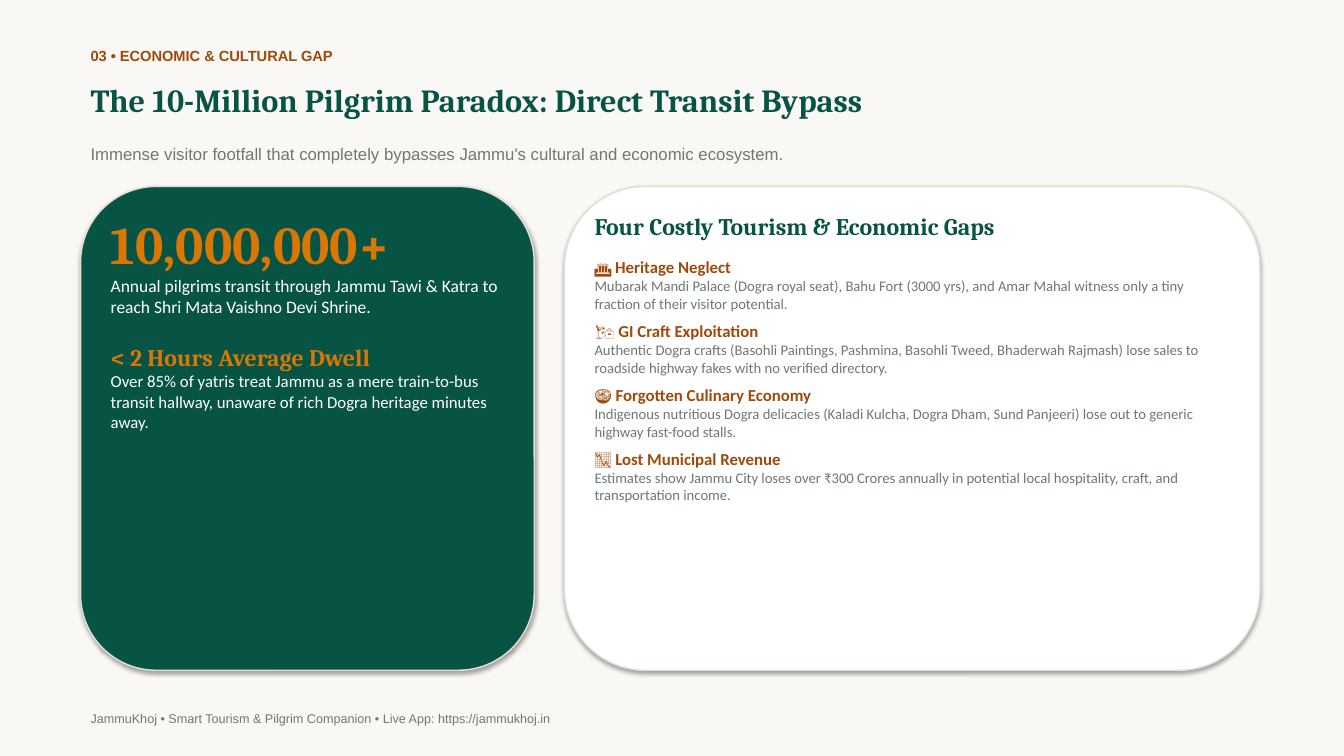
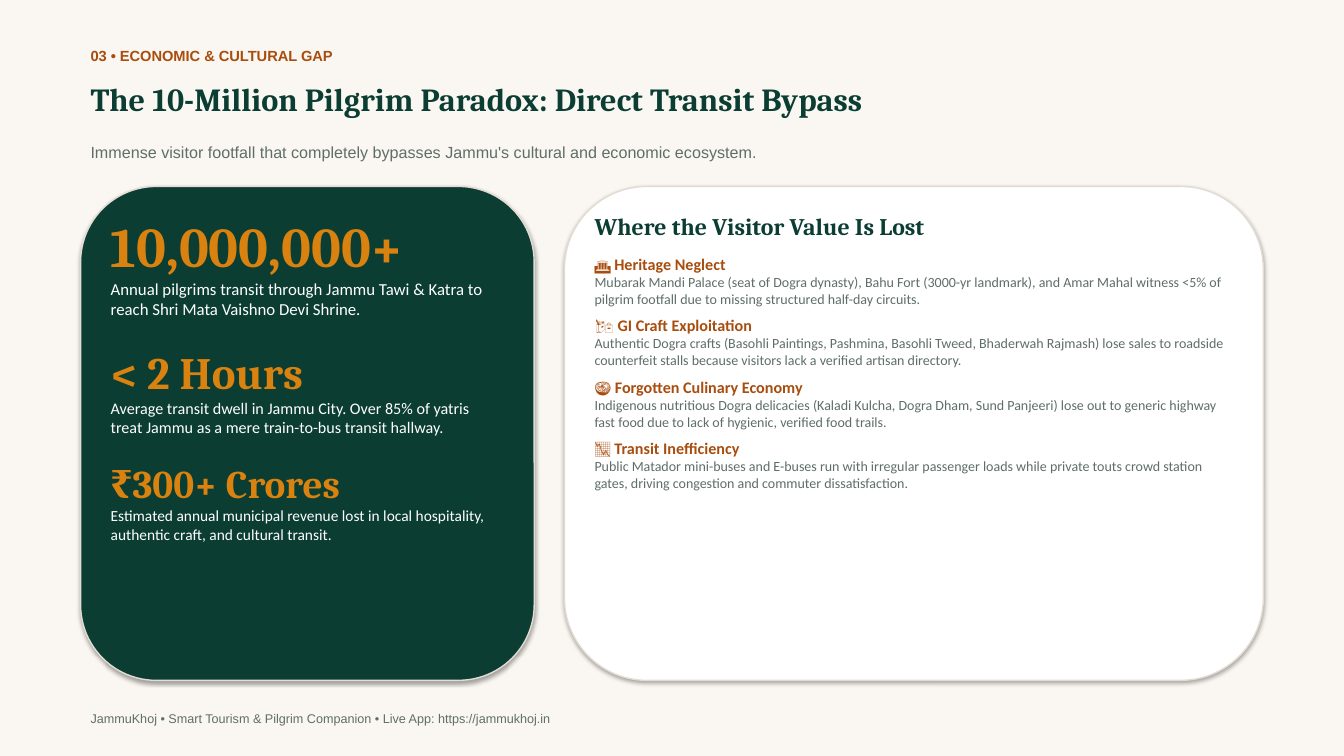
Before and after one commit to moin08s/JammuKhoj, a slide deck: slide 3 of JammuKhoj_Pitch_Deck_Final.pptx. Drawn at 1344x756 pixels with LibreOffice and Linux fonts; fonts in the diff are those of the drawing. Boxes give left, top, right and bottom in pixels: in the first picture for what was removed or moved away, otherwise in the second. Text is boxed around its words. In the diff, an @@ line names an element or a change of style, - is before the commit and + after.

```diff
--- a/JammuKhoj_Pitch_Deck_Final.pptx
+++ b/JammuKhoj_Pitch_Deck_Final.pptx
@@ rectangle at bbox=[0, 0, 1344, 756]: fill #FAF8F4 to #FAF7F2 @@
@@ text "The 10-Million Pilgrim Paradox: Direct ..." at bbox=[91, 88, 862, 118]: text colour #085444 to #0B3D33 @@
@@ text "Immense visitor footfall that completely ..." at bbox=[91, 146, 757, 162]: size 12 to 11.5 pt, text colour #6C7A73 to #5F6E67 @@
@@ rounded rectangle: place and size @@
-rounded rectangle at bbox=[81, 187, 534, 670]
+rounded rectangle at bbox=[81, 187, 534, 681]
@@ rounded rectangle at bbox=[81, 187, 534, 681]: fill #085444 to #0B3D33; outline #E6DED4 1 pt to #E4DCD2 1 pt @@
@@ rounded rectangle: place and size @@
-rounded rectangle at bbox=[565, 187, 1260, 670]
+rounded rectangle at bbox=[565, 187, 1263, 681]
@@ rounded rectangle at bbox=[565, 187, 1263, 681]: outline #E6DED4 1 pt to #E4DCD2 1 pt @@
@@ text at bbox=[111, 229, 482, 315]: size 38 to 40 pt, text colour #D97706 to #D98210 in "10,000,000+"; size 12.5 to 12 pt in "Annual pilgrims transit through Jammu Tawi & ..." @@
@@ text at bbox=[595, 218, 924, 236]: text changed; text colour #085444 to #0B3D33 @@
-Four Costly Tourism & Economic Gaps
+Where the Visitor Value Is Lost
@@ text at bbox=[614, 258, 803, 396]: size 12 to 11.5 pt, text colour #9E4A0C to #A84D0E in "🏛️ Heritage Neglect", "🛍️ GI Craft Exploitation", "🍲 Forgotten Culinary Economy" @@
@@ text at bbox=[595, 277, 1221, 307]: text changed; size 10.5 to 10 pt; text colour #6C7A73 to #5F6E67 @@
-Mubarak Mandi Palace (Dogra royal seat), Bahu Fort (3000 yrs), and Amar Mahal witness only a tiny fraction of their visitor potential.
+Mubarak Mandi Palace (seat of Dogra dynasty), Bahu Fort (3000-yr landmark), and Amar Mahal witness <5% of pilgrim footfall due to missing structured half-day circuits.
@@ text at bbox=[111, 358, 484, 542]: text changed; size 12 to 11.5 pt @@
-< 2 Hours Average Dwell
-Over 85% of yatris treat Jammu as a mere train-to-bus transit hallway, unaware of rich Dogra heritage minutes away.
+< 2 Hours
+Average transit dwell in Jammu City. Over 85% of yatris treat Jammu as a mere train-to-bus transit hallway.
+₹300+ Crores
+Estimated annual municipal revenue lost in local hospitality, authentic craft, and cultural transit.
@@ text at bbox=[595, 338, 1223, 367]: text changed; size 10.5 to 10 pt; text colour #6C7A73 to #5F6E67 @@
-Authentic Dogra crafts (Basohli Paintings, Pashmina, Basohli Tweed, Bhaderwah Rajmash) lose sales to roadside highway fakes with no verified directory.
+Authentic Dogra crafts (Basohli Paintings, Pashmina, Basohli Tweed, Bhaderwah Rajmash) lose sales to roadside counterfeit stalls because visitors lack a verified artisan directory.
@@ text at bbox=[595, 400, 1216, 491]: text changed; size 10.5 to 10 pt; text colour #6C7A73 to #5F6E67 @@
-Indigenous nutritious Dogra delicacies (Kaladi Kulcha, Dogra Dham, Sund Panjeeri) lose out to generic highway fast-food stalls.
-📉 Lost Municipal Revenue
-Estimates show Jammu City loses over ₹300 Crores annually in potential local hospitality, craft, and transportation income.
+Indigenous nutritious Dogra delicacies (Kaladi Kulcha, Dogra Dham, Sund Panjeeri) lose out to generic highway fast food due to lack of hygienic, verified food trails.
+📉 Transit Inefficiency
+Public Matador mini-buses and E-buses run with irregular passenger loads while private touts crowd station gates, driving congestion and commuter dissatisfaction.
```
Also in this commit, not shown: 9 other slides changed, 3 other files.
